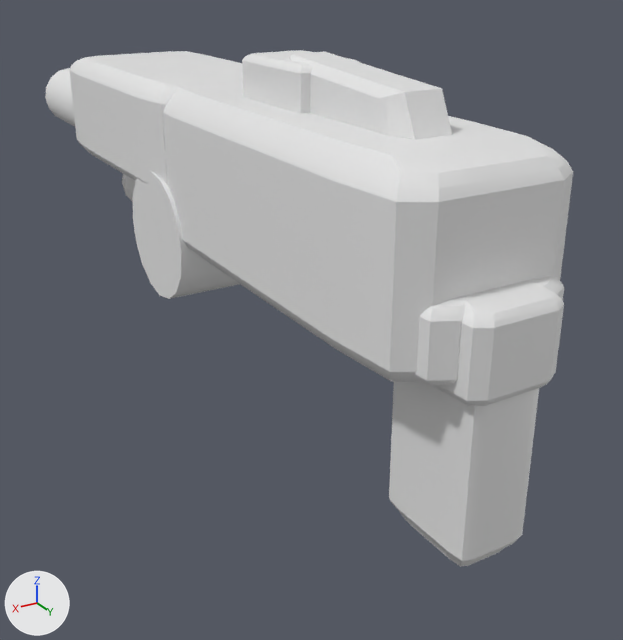
The glTF model models/parts/llm_gen_aux_weapon_038_4982d1.glb: old version first, new version second.
Before and after are seen from a 50 mm lens placed at (20.7, 22.9, 17.7), pointed at (-1.9, -14.9, -1.2). The axes (+X, +Y, +Z) are drawn at lower left. The lights are the same throughout. The picture after the commit comes second. Vertices at exactly the same position are counted once.

Objects in the first picture: 'adapter_palm_latch_dark', 'adapter_receiver_bridge_dark', 'barrel_r_2_barrel_metal', 'graft_rail_shroud_8_gold', 'graft_side_cooling_fin_9_psycho_emerald', 'heat_shroud_3_adapter_dark', 'reflex_optic_5_optic_cyan', 'shotgun_receiver_0_adapter_dark', 'under_drum_cap_4_gold' and 2 more.
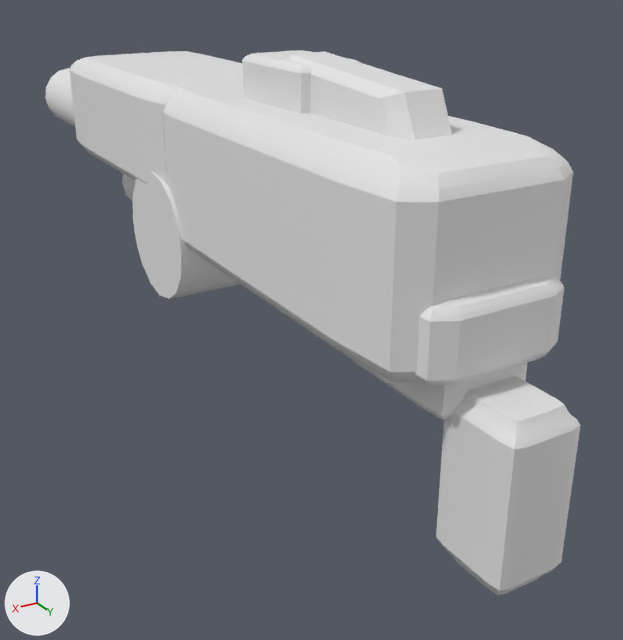
The newer file is also turned or shifted as a whole; pictures and numbers use the older file's frame.

What differs and where, as boxes (x1, y1, x2, y2) in the pictures (623 x 640 px):
'adapter_palm_latch_dark', reshaped: before (389, 382, 539, 567); after (436, 376, 581, 595)
'adapter_receiver_bridge_dark', reshaped: before (434, 281, 564, 406); after (346, 355, 527, 420)
'graft_rail_shroud_8_gold', unchanged, uncovered by the edit: (415, 276, 564, 386) in both

The change in detail:
me_adapter_palm_latch_dark is used by ob_adapter_palm_latch_dark; location (0.0, 0.0, 0.0).
me_adapter_palm_latch_dark had 114 vertices, 224 faces and spanned x -1.7..1.7, y -2.6..2.6, z -5.19..4.19.
me_adapter_palm_latch_dark now has 114 vertices, 224 faces and spans x -1.7..1.7, y 0.7..4.7, z -5.01..2.62.
me_adapter_palm_latch_dark part 1: 114 of 114 vertices moved; they spanned x -1.7..1.7, y -2.6..2.6, z -5.19..4.19 and now span x -1.7..1.7, y 0.7..4.7, z -5.01..2.62; mean shift (0.0, 2.7, -0.7).
me_adapter_receiver_bridge_dark is used by ob_adapter_receiver_bridge_dark; location (0.0, 0.0, 0.0).
me_adapter_receiver_bridge_dark had 114 vertices, 224 faces and spanned x -2.3..2.3, y -9.0..3.0, z 2.44..6.36.
me_adapter_receiver_bridge_dark now has 114 vertices, 224 faces and spans x -2.2..2.2, y -6.5..1.5, z 1.15..4.85.
me_adapter_receiver_bridge_dark part 2: 114 of 114 vertices moved; they spanned x -2.3..2.3, y -9.0..3.0, z 2.44..6.36 and now span x -2.2..2.2, y -6.5..1.5, z 1.15..4.85; mean shift (0.0, 0.5, -1.4).
